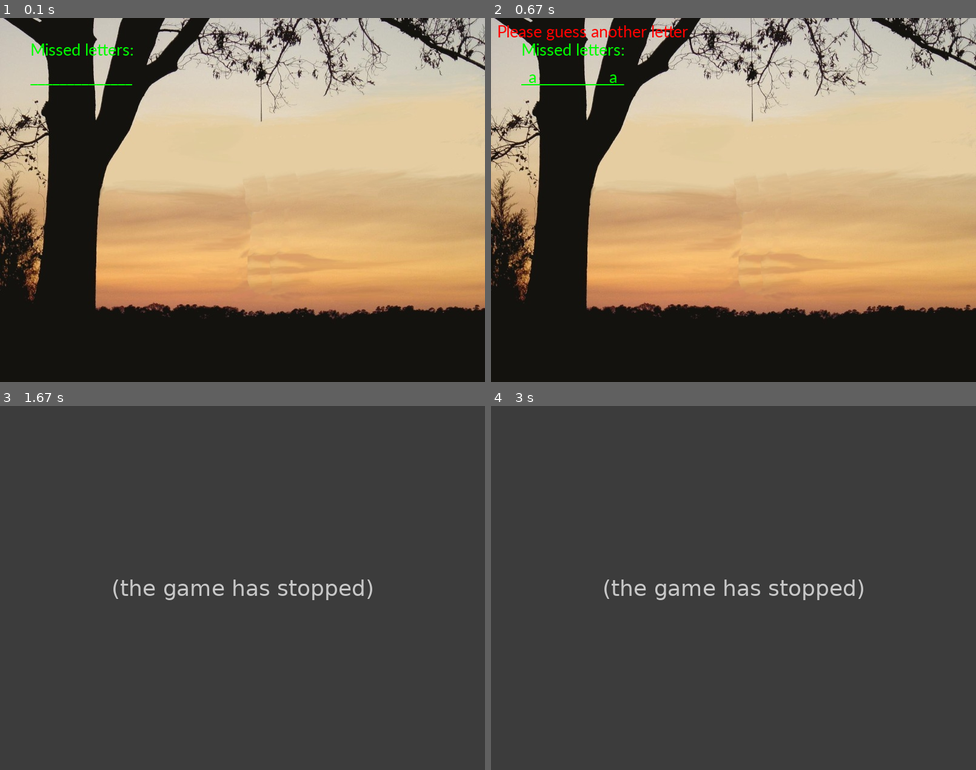
Above: before the commit, frames 1-4 (two rows, left to right).
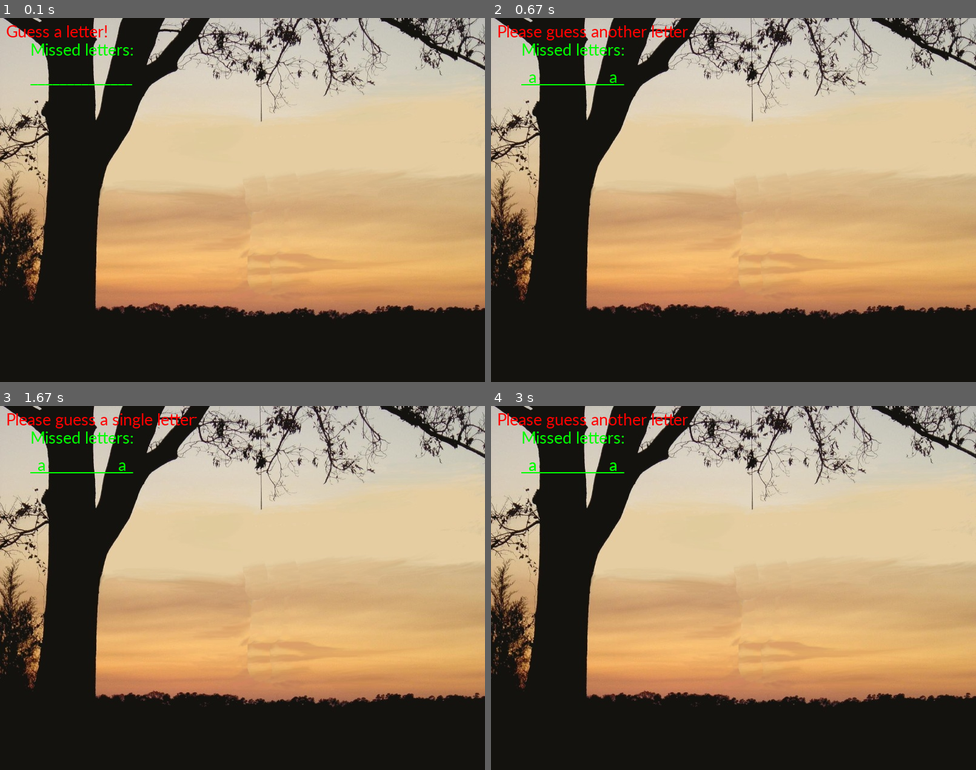
Above: after the commit, the same moments.

Repository: edhaker13/PyGame
Game: pygame game, started from game.py
The game is run twice, just before and just after one commit, with the same random seed, the same clock (stepped at 60 frames per second) and the same inputs.
Inputs:
- Up to frame 1 (0.1 s): no input
- Up to frame 2 (0.67 s): tap A at 0.33 s
- Up to frame 3 (1.67 s): tap Enter at 0.67 s
- Up to frame 4 (3 s): tap A at 2 s

The runs differ from the first frame. In frame 1, 0.2% of the frame differs, in the area x 1-23%, y 2-6%; in frame 2, nothing differs; in frame 3, 99%, in the area x 0-100%, y 0-100%; in frame 4, 99%.
Error before the commit: AttributeError: 'str' object has no attribute 'bg' (game.py line 93); the game stopped at 0.67 s (later frames are placeholders)

Commit message:
Top image is the same no need to especify

Diff:
--- a/game.py
+++ b/game.py
@@ -37,7 +37,7 @@
 
 def draw_menu():
     window.blit(menu,(0,0))
-    draw_msg('Guess or die trying!', menu)
+    draw_msg('Guess or die trying!')
     for event in pygame.event.get():
         if event.type == QUIT:
             pygame.quit()
@@ -51,7 +51,7 @@
     fps.tick(30)
     pygame.display.update()
 
-def draw_msg(msg, bg):
+def draw_msg(msg):
     msgSurface = font.render(msg, True, red)
     msgRect = msgSurface.get_rect()
     msgRect.topleft = (10,5)
@@ -90,13 +90,13 @@
 
 def check_guess(guess, alreadyGuessed):
     if len(guess) != 1:
-        draw_msg('Please guess a letter'. bg)
+        draw_msg('Please guess a single letter')
     elif guess in alreadyGuessed:
-        draw_msg('You have already guessed that letter. Choose again.', bg)
+        draw_msg('You have already guessed that letter. Choose again.')
     elif guess not in 'abcdefghijklmnopqrstuvwxyz':
-        draw_msg('Please enter a LETTER.', bg)
+        draw_msg('Please enter a LETTER.')
     else:
-        draw_msg('Please guess another letter', bg)
+        draw_msg('Please guess another letter')
         pygame.time.delay(50)
         return guess
 
@@ -114,7 +114,7 @@
             if secretWord[i] not in correct:
                 foundAllLetters = False
         if foundAllLetters:
-            draw_msg('Yes! The secret word is "' + secretWord + '"! You have won!', bg)
+            draw_msg('Yes! You won!')
             gameIsDone = True
 
     else:
@@ -123,10 +123,11 @@
         draw_wrong(missed)
         # Check if player has guessed too many times and lost
         if len(missed) == 6:
-            draw_msg('You have run out of guesses!', bg)
+            draw_msg('You have run out of guesses!')
             gameIsDone = True
 
 def display_board(missed, correct, secretWord):
+    draw_msg('Guess a letter!')
     draw_wrong(missed)
     draw_word(secretWord, correct)
 
